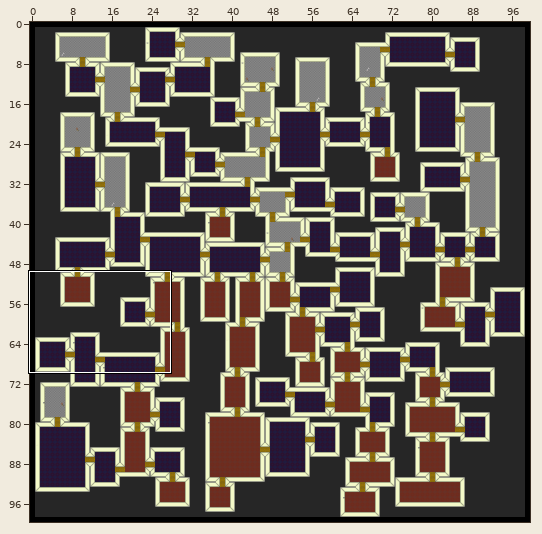
Tiled map -- desktop/Maps/test.tmx. Above, an overview of the earlier version with the close-up marked.
Close-up. The starting point:
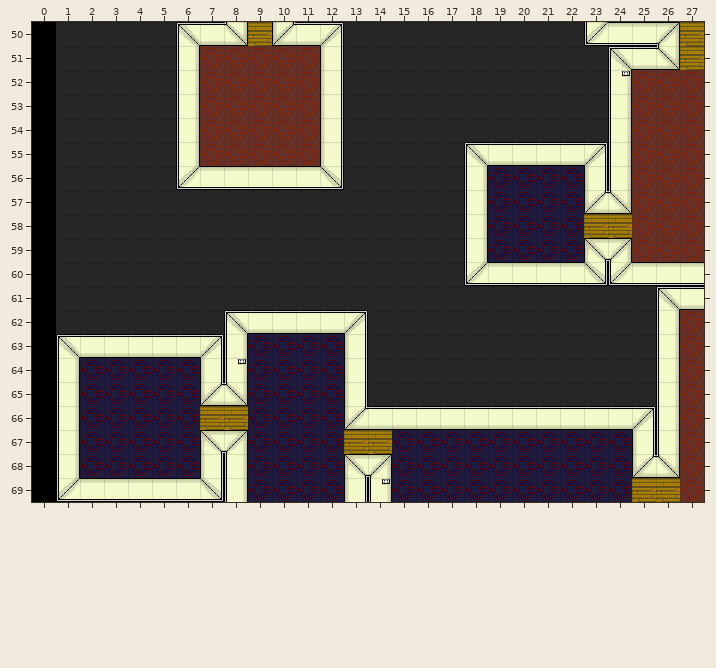
Cells are 32x32 px. Shown: x 0..27, y 50..69. The commit also changed other parts of the map, which this record leaves out.
Once edited:
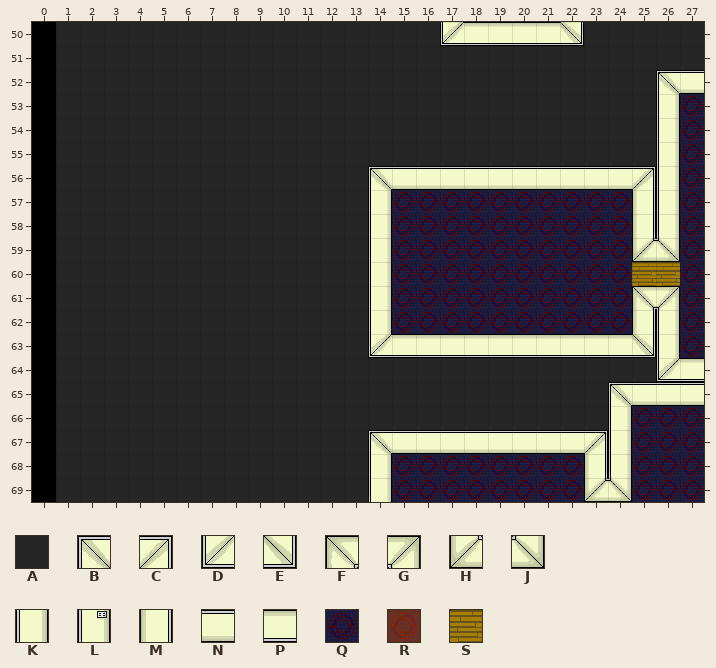
Key: from "Office01": A 0, B 2, C 3, D 4, E 5, F 6, G 7, H 8, J 9, K 10, L 11, M 20, N 30, P 40, Q 60, R 70, S 99.
_ is an empty cell, . an unchanged one.
Edits made:
--- layer "tileLayer"
@@ x 1..27 @@
-50 .....BNJSHNC....AAAAAADPPGS
-51 .....KRRRRRM...........BNJS
-52 .....KRRRRRM...........LRRR
-53 .....KRRRRRM...........KRRR
-54 .....KRRRRRM...........KRRR
-55 .....KRRRRRM.....BNNNNCKRRR
-56 .....DPPPPPE.AAAAKQQQQMKRRR
-57 .............AAAAK....HJRRR
-58 .............AAAAK....SSRRR
-59 .............AAAAK....FGRRR
-60 .............AAAADPPPPEDPPP
-61 .............AAAAAAAAAAAABN
-62 .......BNNNNCAAAAAAAAAAAA.R
-63 BNNNNNCKQQQQMAAAAAAAAAAAA.R
-64 KQQQQQMLQQQQM............KR
-65 KQQQQQHJQQQQM..........AAKR
-66 KQQQQQSSQQQQHNNNNNNNNNNNCKR
-67 KQQQQQFGQQQQSSQQQQQQQQQQMKR
-68 KQQQQQMKQQQQFG........QQHJR
-69 DPPPPPEKQQQQML........QQSSR
+50 .....AAAAAAA....DPPPPEAAAAA
+51 .....AAAAAAA...........AAAA
+52 .....AAAAAAA...........AABN
+53 .....AAAAAAA...........AAKQ
+54 .....AAAAAAA...........AAKQ
+55 .....AAAAAAA.....AAAAAAAAKQ
+56 .....AAAAAAA.BNNNNNNNNNNCKQ
+57 .............KQQQQ....QQMKQ
+58 .............KQQQQ....QQMKQ
+59 .............KQQQQ....QQHJQ
+60 .............KQQQQQQQQQQSSQ
+61 .............KQQQQQQQQQQFGQ
+62 .......AAAAAAKQQQQQQQQQQM.Q
+63 AAAAAAAAAAAAADPPPPPPPPPPE.Q
+64 AAAAAAAAAAAAA............DP
+65 AAAAAAAAAAAAA..........BNNN
+66 AAAAAAAAAAAAAAAAAAAAAAAKQQQ
+67 AAAAAAAAAAAAABNNNNNNNNCKQQQ
+68 AAAAAAAAAAAAAK........MKQQQ
+69 AAAAAAAAAAAAAK........HJQQQ
Boxes around the changes in both close-ups, in picture pixels (x1, y1, x2, y2):
changed: (56, 22, 704, 502)
